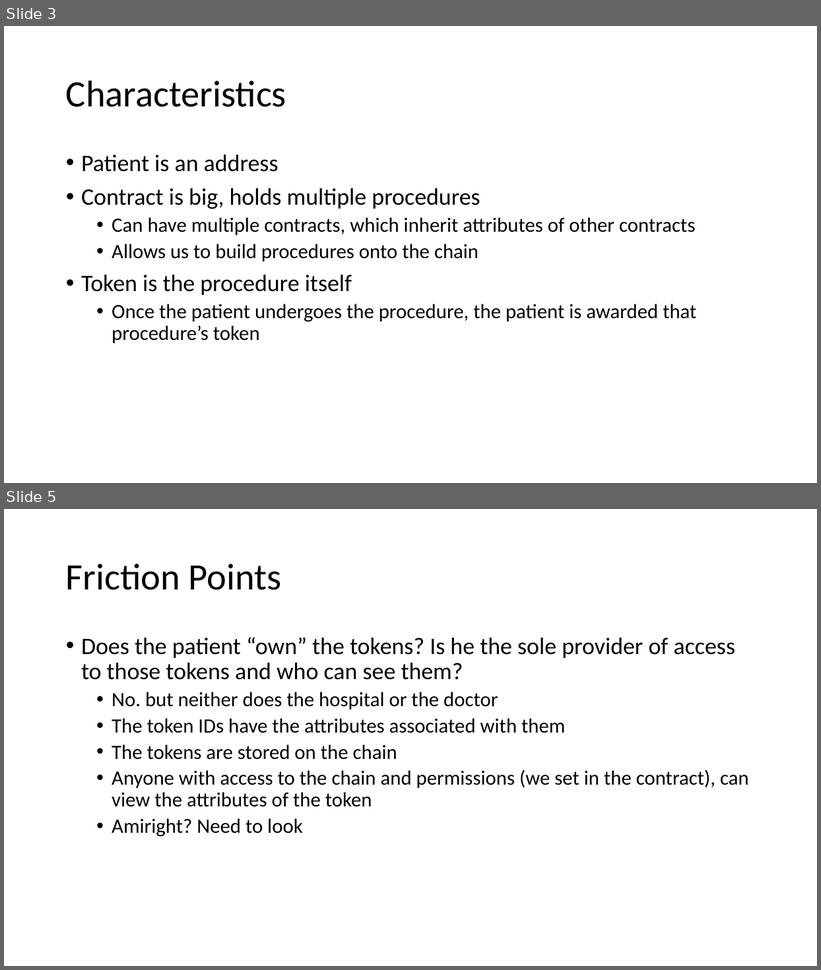
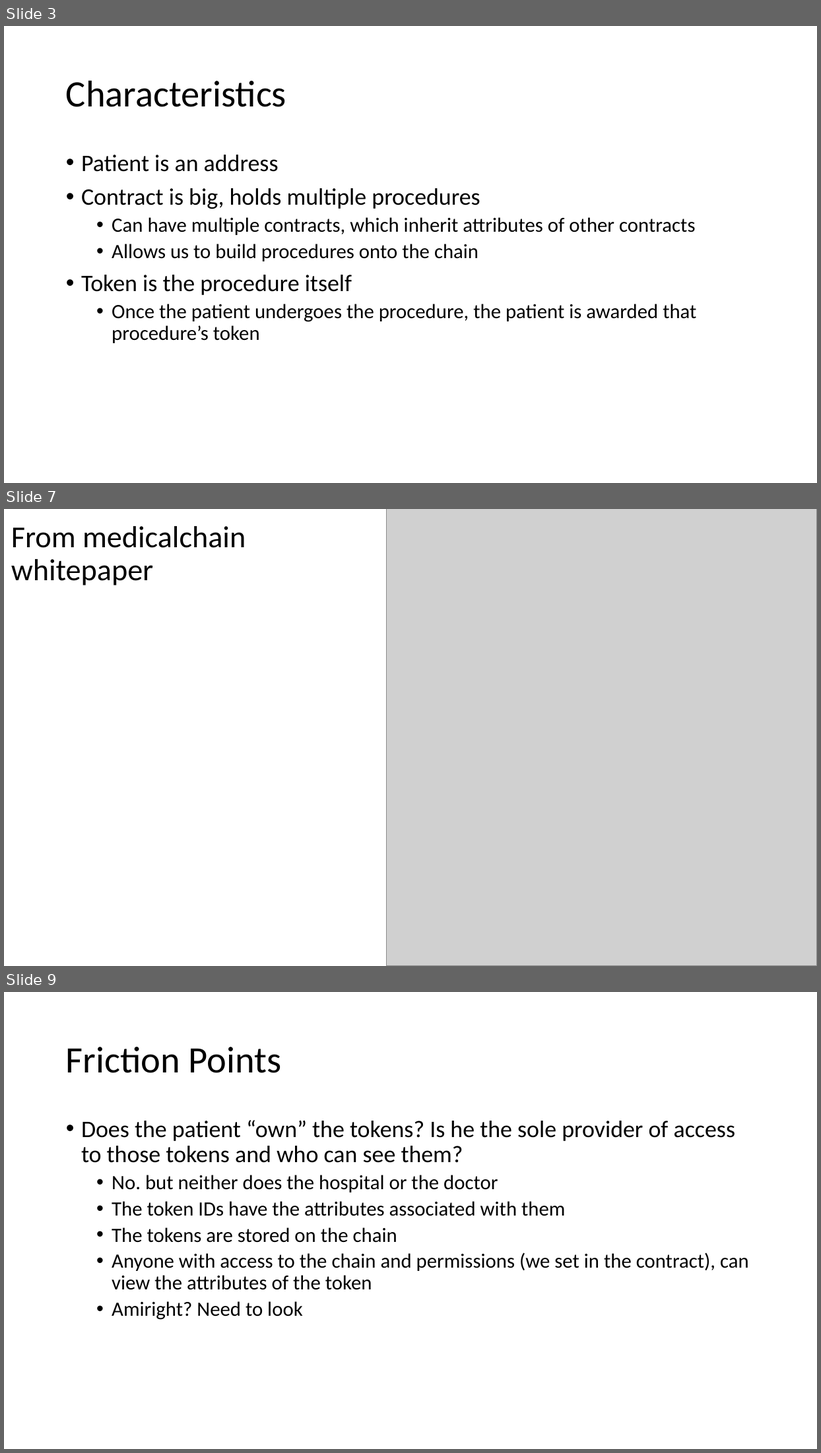
Before and after one commit to exposuretherapy/FINTECH_PROJECT3-blockchain-app, a slide deck: SickCoin.pptx. Shown one above the other, each under a label of ours: slides 3 and 5 before the commit, slides 3, 7 and 9 after it; the slides between them are not shown. The pictures are 821x970 and 821x1453 pixels, drawn with LibreOffice and Linux fonts; fonts in the diff are those of the drawing; grey boxes stand for pictures. Boxes give left, top, right and bottom in pixels: in the first picture for what was removed or moved away, otherwise in the second. Text is boxed around its words. In the diff, an @@ line names an element or a change of style, - is before the commit and + after.

```diff
--- a/SickCoin.pptx
+++ b/SickCoin.pptx
@@ slide 7 added at (4,509,817,966), background #FFFFFF @@
@@ title added at (11,526,246,586), 36 pt, text #000000 @@
+From medicalchain whitepaper
@@ picture added at (386,509,817,966) @@
@@ what was slide 5 is now slide 9 @@
```
Also in this commit, not shown: 1 slide changed, 4 other slides added.
